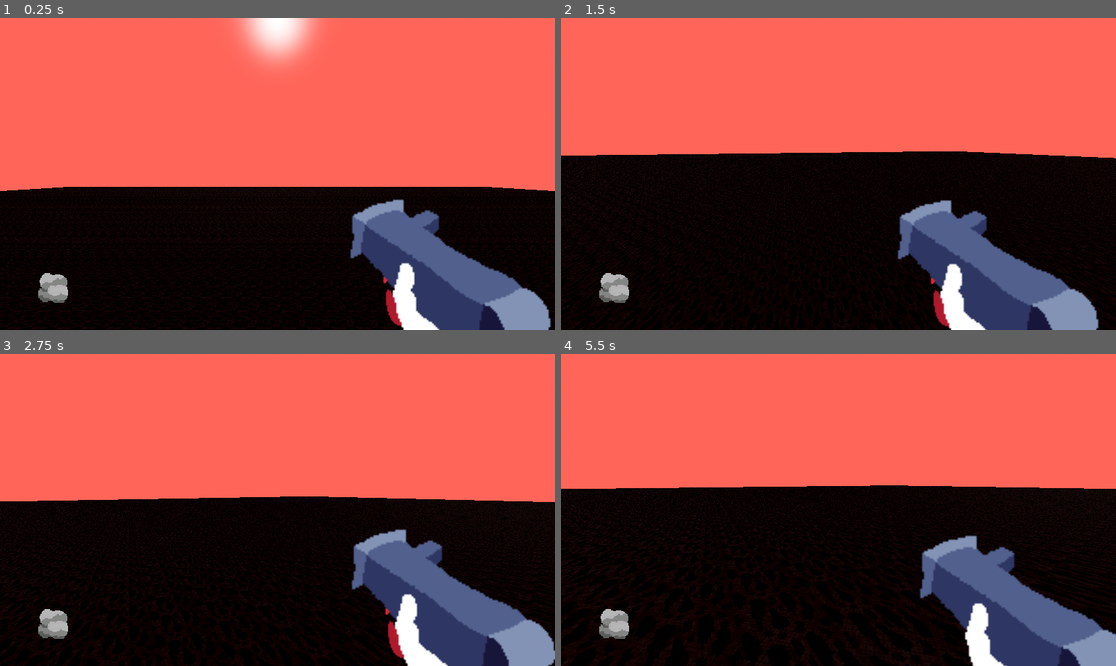
Above: before the commit, frames 1-4 (two rows, left to right).
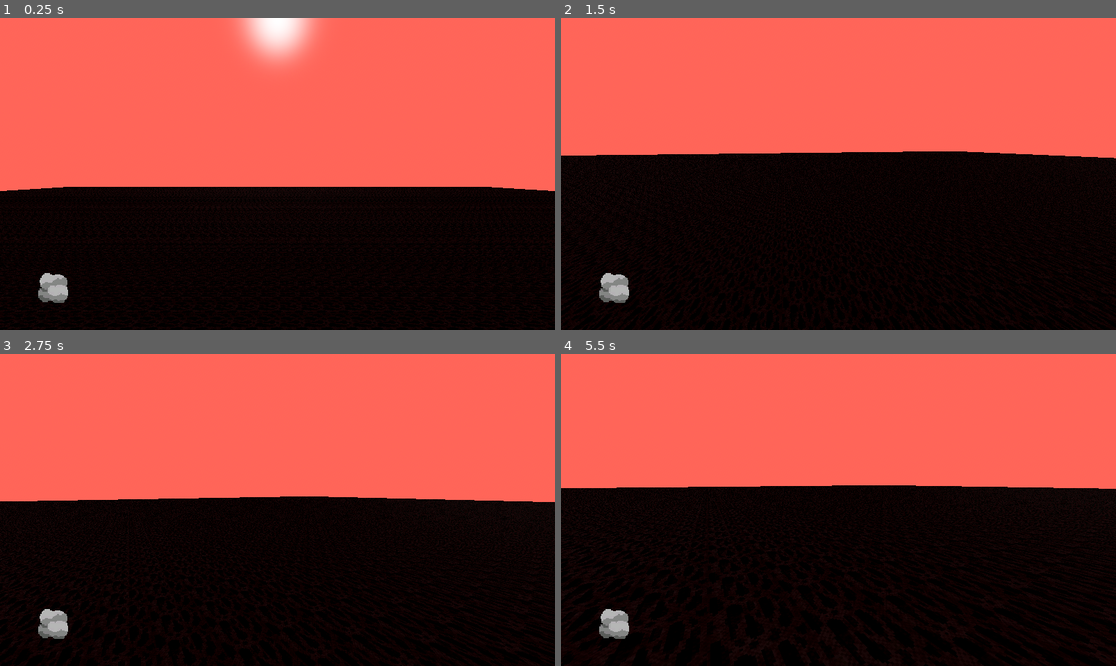
Above: after the commit, the same moments.

Repository: AHumNTR/ggj-26
Game: Godot game, scene res://world.tscn
Same seed, same stepped clock (60 frames per second), same inputs: the game is played once before the commit and once after it.
Inputs (mouse positions are in pixels of both pictures, inside the frame that each line leads up to):
- Up to frame 1 (0.25 s): no input
- Up to frame 2 (1.5 s): move the mouse to (960, 158) at 0.52 s; press the mouse at (960, 158) at 0.53 s; hold D (right) 0.53-1.28 s; tap Space (jump) at 0.77 s; tap E (interact) at 0.8, 1.35 s; move the mouse to (810, 174) at 1.27 s; release the mouse at (810, 174) at 1.28 s; hold W (forward) from 1.28 s (still down)
- Up to frame 3 (2.75 s): keep holding W (forward); tap Space (jump) at 1.52 s; click (249, 510) at 1.55 s; move the mouse to (288, 503) at 2.02 s; press the mouse at (288, 503) at 2.03 s; tap E (interact) at 2.3 s
- Up to frame 4 (5.5 s): keep holding W (forward); move the mouse to (832, 516) at 2.77 s; release the mouse at (832, 516) at 2.78 s; tap E (interact) at 2.85, 5.3 s; tap Space (jump) at 3.02, 3.77, 4.52 s; click (832, 516) at 3.05 s; move the mouse to (877, 513) at 3.52 s; hold E (interact) 3.53-4.28 s; tap Shift (slide) at 3.6 s; move the mouse to (794, 506) at 4.27 s; tap Mouse wheel up (weapon_next) at 4.35 s; click (794, 506) at 4.55 s; move the mouse to (844, 510) at 5.02 s; hold Mouse wheel down (weapon_prev) from 5.03 s (still down)

The runs differ from the first frame. In frame 1, 8.5% of the frame differs, in the area x 63-100%, y 58-100%; in frame 2, 8.5%; in frame 3, 9.2%; in frame 4, 9.7%, in the area x 0-100%, y 42-100%.
Error after the commit: Parse Error: Class "DefaultGun" hides a global script class. (res://Scripts/Guns/Default.gd:1)

Commit message:
merged again

Diff:
--- a/Guns/CrabGun.tscn
+++ b/Guns/CrabGun.tscn
@@ -1,6 +1,6 @@
 [gd_scene format=3 uid="uid://dx6s3ry65hyqn"]
 
-[ext_resource type="Script" path="res://Scripts/Crab.gd" id="1_50ebn"]
+[ext_resource type="Script" uid="uid://dwu6yht2m71w0" path="res://Scripts/Guns/Crab.gd" id="1_qpm65"]
 [ext_resource type="Texture2D" uid="uid://bdxe8jd0twt2r" path="res://Textures/crab.png" id="2_50ebn"]
 
 [node name="CrabGun" type="Node3D" unique_id=1597229924]
--- a/Guns/DefaultGun.tscn
+++ b/Guns/DefaultGun.tscn
@@ -1,6 +1,6 @@
 [gd_scene format=3 uid="uid://cglxipv4hr2gn"]
 
-[ext_resource type="Script" path="res://Scripts/Default.gd" id="1_8fvh1"]
+[ext_resource type="Script" uid="uid://dyha8nfekqcpc" path="res://Scripts/Guns/Default.gd" id="1_8fvh1"]
 [ext_resource type="Texture2D" uid="uid://dtnbn4q8fvu0u" path="res://Textures/bug.png" id="2_bxrb6"]
 
 [node name="DefaultGun" type="Node3D" unique_id=1597229924]
--- a/Gun.gd
+++ b/Scripts/Gun.gd
@@ -15,5 +15,8 @@
 # This simulates an abstract method
 func interact():
 	push_error("Method 'interact' must be overridden in child class: %s" % name)
-
+func enableGun():
+	print()
 # Common helper function for cooldowns
+func disableGun():
+	print()
--- a/Scripts/GunController.gd
+++ b/Scripts/GunController.gd
@@ -45,6 +45,7 @@
 	if current_gun:
 		current_gun.visible = false
 		current_gun.set_process(false)
+		current_gun.disableGun()
 
 	# Update index and reference
 	current_gun_index = index
@@ -54,4 +55,5 @@
 	if current_gun:
 		current_gun.visible = true
 		current_gun.set_process(true)
+		current_gun.enableGun()
 		print("Equipped: " + current_gun.gun_name)
--- /dev/null
+++ b/Scripts/Guns/Crab.gd
@@ -0,0 +1,30 @@
+class_name Crab
+extends Gun
+func _ready():
+	gun_name="Crab"
+	raycast=get_parent().raycast
+func shoot():
+	if not can_shoot:
+		return
+
+	print(gun_name + " fired!")
+
+	# Raycast logic example
+	if raycast.is_colliding():
+		var target = raycast.get_collider()
+		print(target)
+		if target.has_method("take_damage"):
+			target.take_damage(damage)
+
+	start_cooldown()
+func enableGun():
+	raycast.target_position=Vector3(0,0,-2)
+func disableGun():
+	raycast.target_position=Vector3(0,0,-10000)
+func interact():
+	# Example: Inspect the weapon or switch fire modes
+	print("Inng " + gun_name + "... It looks shiny.")
+func start_cooldown():
+	can_shoot = false
+	await get_tree().create_timer(fire_rate).timeout
+	can_shoot = true
--- a/Scripts/Crab.gd
+++ b/Scripts/Guns/Rocket.gd
@@ -1,15 +1,10 @@
-class_name Crab
+class_name DefaultGun
 extends Gun
-
-func _ready():
-	gun_name="Crab"
+func _ready() -> void:
 	raycast=get_parent().raycast
 func shoot():
 	if not can_shoot:
 		return
-
-	print(gun_name + " fired!")
-
 	# Raycast logic example
 	if raycast.is_colliding():
 		var target = raycast.get_collider()
@@ -21,7 +16,7 @@
 
 func interact():
 	# Example: Inspect the weapon or switch fire modes
-	print("Inng " + gun_name + "... It looks shiny.")
+	print("Inspecting " + gun_name + "... It looks shiny.")
 func start_cooldown():
 	can_shoot = false
 	await get_tree().create_timer(fire_rate).timeout
--- a/player.tscn
+++ b/player.tscn
@@ -132,7 +132,7 @@
 
 [node name="RayCast3D" type="RayCast3D" parent="head/cam" unique_id=1375093382]
 unique_name_in_owner = true
-target_position = Vector3(0, 0, -1116.05)
+target_position = Vector3(0, 0, -100)
 
 [node name="hand" type="Node3D" parent="head" unique_id=2043321649 node_paths=PackedStringArray("raycast")]
 transform = Transform3D(1, 0, 0, 0, 1, 0, 0, 0, 1, 0.4280504, -0.32719058, -0.5054881)
@@ -140,6 +140,7 @@
 raycast = NodePath("../cam/RayCast3D")
 
 [node name="DefaultGun" parent="head/hand" unique_id=1597229924 node_paths=PackedStringArray("raycast") instance=ExtResource("2_onrkg")]
+visible = false
 raycast = NodePath("../../cam/RayCast3D")
 
 [node name="CrabGun" parent="head/hand" unique_id=1892218956 instance=ExtResource("6_2hs0m")]
Not shown: 1 places in Guns/BugGun.tscn that only renumber resources
Renamed: Gun.gd.uid -> Scripts/Gun.gd.uid
Renamed: Scripts/Crab.gd.uid -> Scripts/Guns/Crab.gd.uid
Renamed: Scripts/Default.gd -> Scripts/Guns/Default.gd
Renamed: Scripts/Default.gd.uid -> Scripts/Guns/Default.gd.uid
Not shown, added: Scripts/Guns/Rocket.gd.uid
